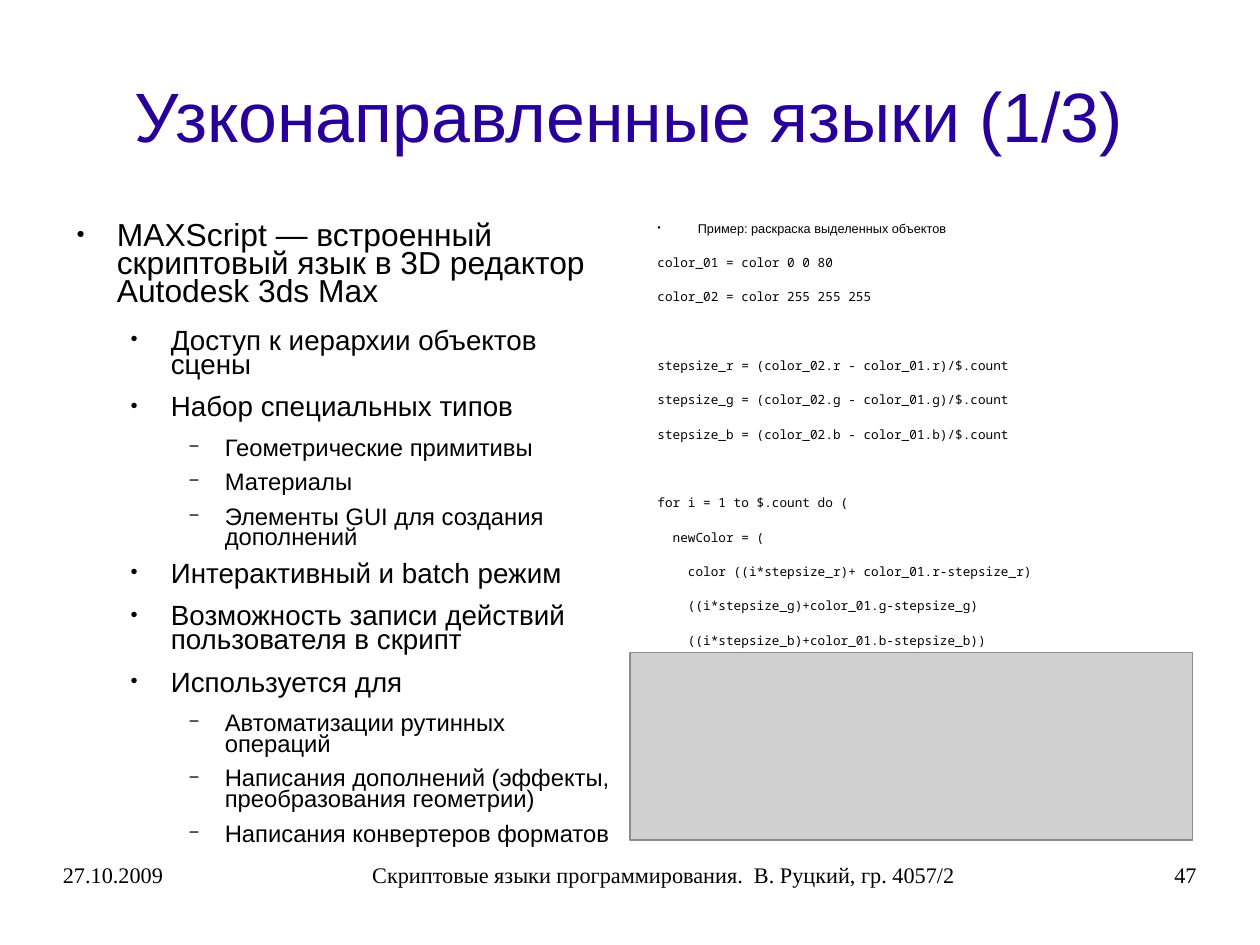
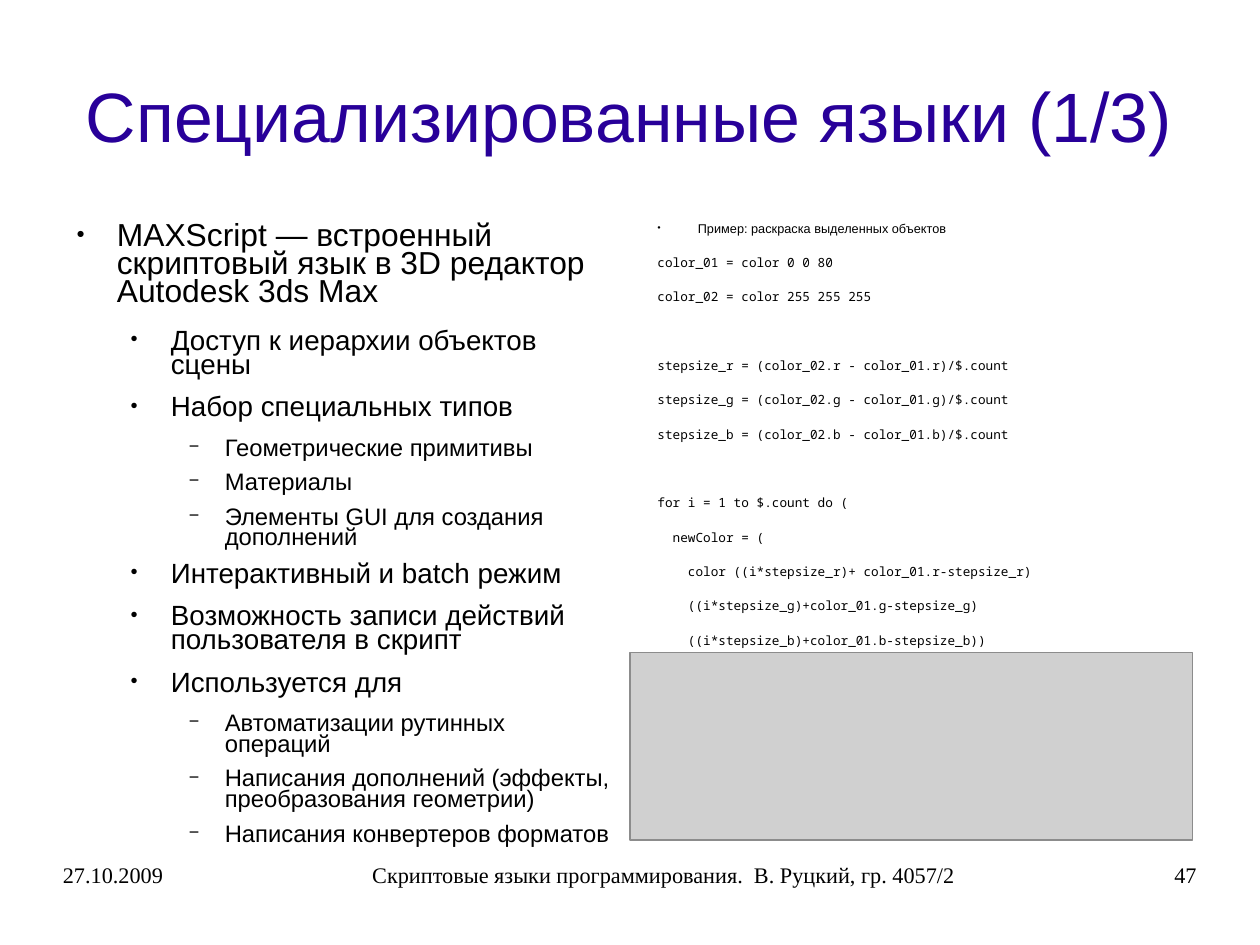
Before and after one commit to rutsky/semester07, a slide deck: slide 47 of Operation_systems/scripting_languages/40572_Rutsky_Scripting_languages.ppt. Drawn at 1260x945 pixels with LibreOffice and Linux fonts; fonts in the diff are those of the drawing; grey boxes stand for pictures. Boxes give left, top, right and bottom in pixels: in the first picture for what was removed or moved away, otherwise in the second. Text is boxed around its words. In the diff, an @@ line names an element or a change of style, - is before the commit and + after.

```diff
--- a/Operation_systems/scripting_languages/40572_Rutsky_Scripting_languages.ppt
+++ b/Operation_systems/scripting_languages/40572_Rutsky_Scripting_languages.ppt
@@ title at <box>86,91,1172,155</box>: text changed @@
-Узконаправленные языки (1/3)
+Специализированные языки (1/3)
```
Also in this commit, not shown: 6 other slides changed, 1 other file.
